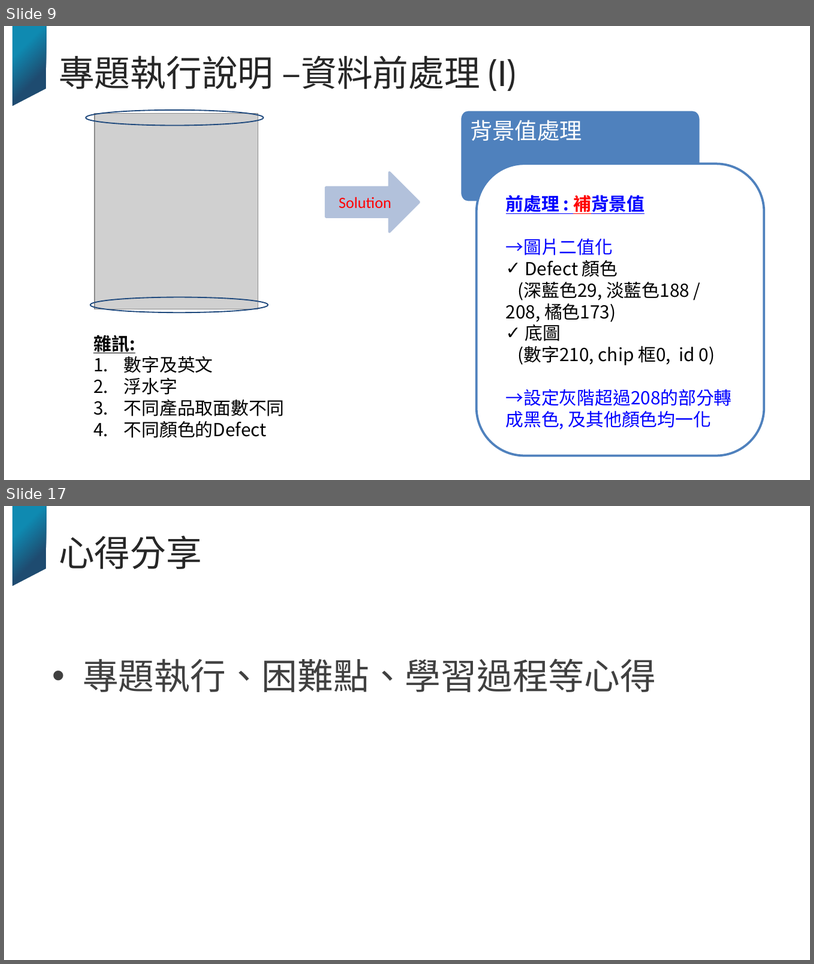
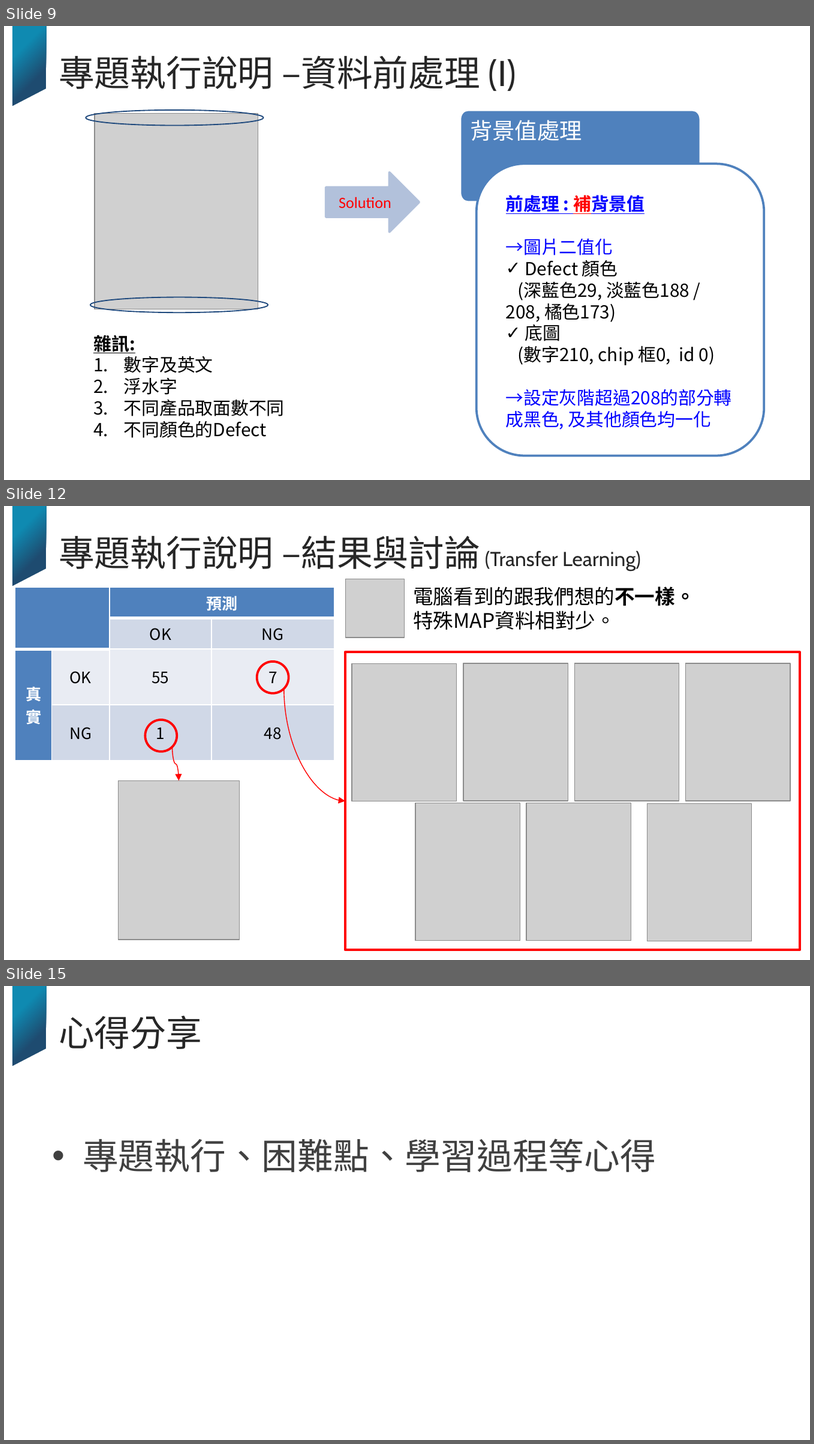
Before and after one commit to JoyLiii/temp, a slide deck: 學以致用_tarmap判讀與預警.pptx. Shown one above the other, each under a label of ours: slides 9 and 17 before the commit, slides 9, 12 and 15 after it; the slides between them are not shown. The pictures are 814x964 and 814x1444 pixels, drawn with LibreOffice and Linux fonts; fonts in the diff are those of the drawing; grey boxes stand for pictures; background and template pictures are left out. Boxes give left, top, right and bottom in pixels: in the first picture for what was removed or moved away, otherwise in the second. Text is boxed around its words. In the diff, an @@ line names an element or a change of style, - is before the commit and + after.

```diff
--- a/學以致用_tarmap判讀與預警.pptx
+++ b/學以致用_tarmap判讀與預警.pptx
@@ slide 12 added at [4, 506, 810, 960], background #FFFFFF; not listed: 1 template element that a slide beside it also shows @@
@@ title added at [59, 535, 641, 571], 18 pt, text #262626 @@
+專題執行說明 –結果與討論 (Transfer Learning)
@@ table added at [15, 586, 335, 762], 4 rows, 4 columns @@
+ |  | 預測 | 
+ |  | OK | NG
+真實 | OK | 55 | 7
+ | NG | 1 | 48
@@ picture added at [346, 579, 405, 638] @@
@@ text added at [413, 586, 695, 630], 18 pt, text #000000 @@
+➢ 電腦看到的跟我們想的不一樣。
+➢ 特殊MAP資料相對少。
@@ ellipse added at [257, 661, 288, 693], outline #FF0000 2 pt @@
@@ rectangle added at [345, 652, 800, 949], outline #FF0000 2 pt @@
@@ picture added at [353, 663, 457, 801] @@
@@ picture added at [464, 663, 569, 801] @@
@@ picture added at [575, 663, 680, 801] @@
@@ picture added at [686, 663, 791, 801] @@
@@ curved arrow added from (284, 688) to (345, 801), #FF0000 0.75 pt @@
@@ ellipse added at [145, 720, 177, 751], outline #FF0000 2 pt @@
@@ curved arrow added from (173, 747) to (179, 780), #FF0000 0.75 pt @@
@@ picture added at [119, 780, 239, 939] @@
@@ picture added at [415, 803, 520, 940] @@
@@ picture added at [527, 803, 632, 940] @@
@@ picture added at [648, 804, 752, 940] @@
@@ what was slide 17 is now slide 15 @@
```
Also in this commit, not shown: 7 slides changed, 5 other slides added, 6 slides removed.
